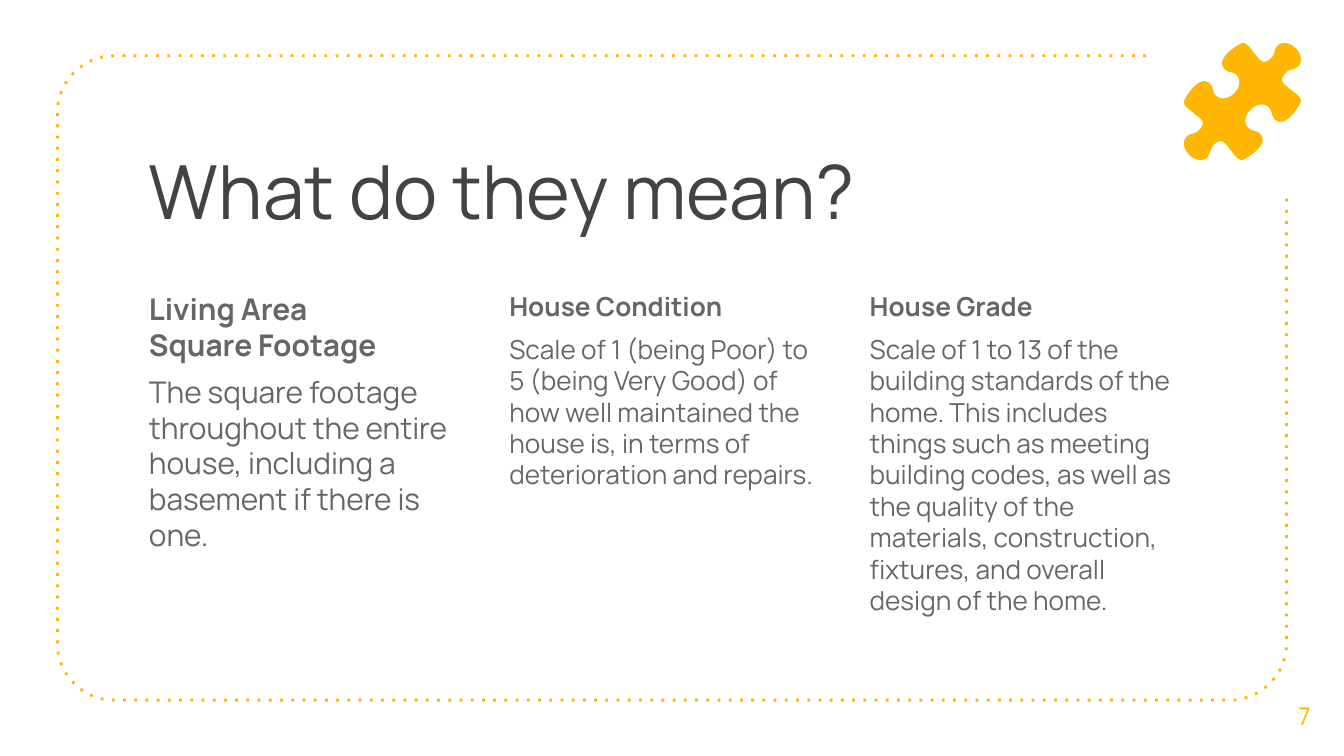
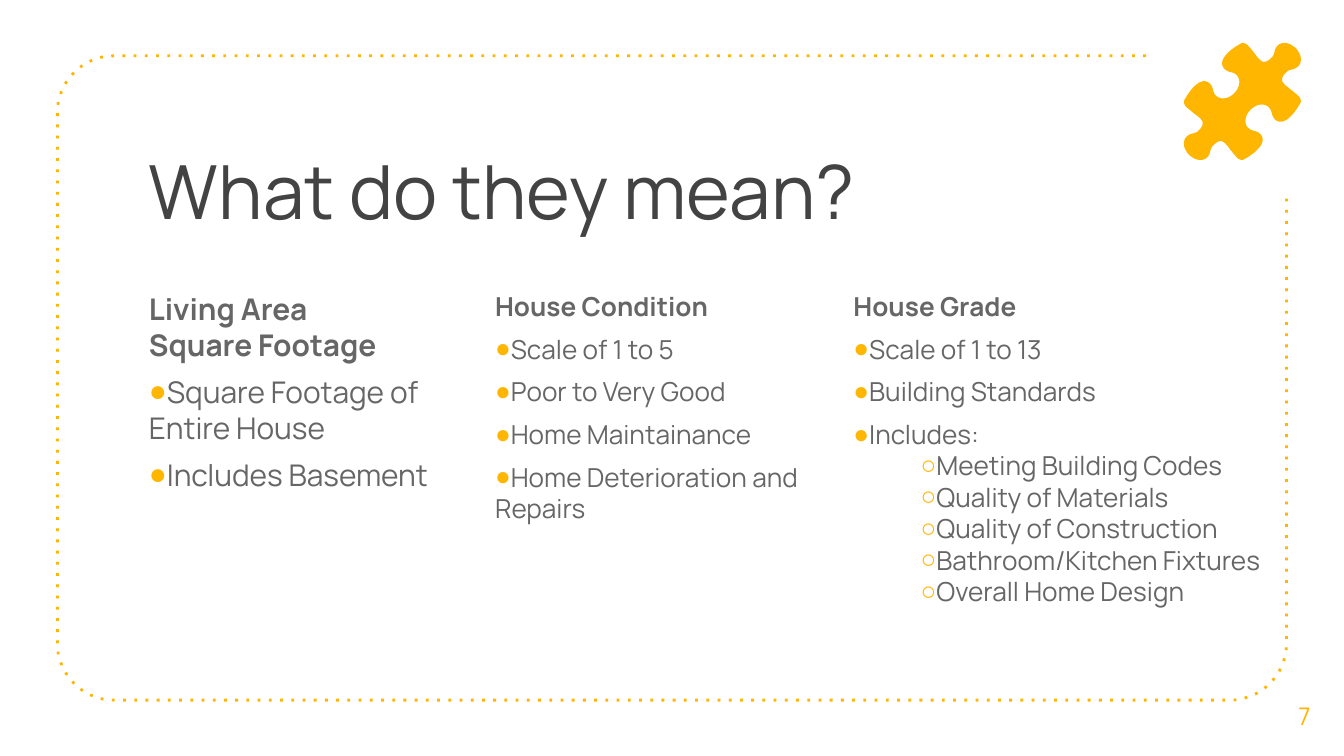
Before and after one commit to Atksmith88/Mod-1-Project, a slide deck: slide 7 of Presentation.pptx. Drawn at 1344x756 pixels with LibreOffice and Linux fonts; fonts in the diff are those of the drawing. Boxes give left, top, right and bottom in pixels: in the first picture for what was removed or moved away, otherwise in the second. Text is boxed around its words. In the diff, an @@ line names an element or a change of style, - is before the commit and + after.

```diff
--- a/Presentation.pptx
+++ b/Presentation.pptx
@@ text "House Condition": place and size @@
-text "House Condition" at box(509, 297, 812, 491)
+text "House Condition" at box(495, 297, 797, 525)
@@ text "House Grade": place and size @@
-text "House Grade" at box(870, 297, 1171, 617)
+text "House Grade" at box(853, 297, 1260, 608)
@@ text at box(495, 340, 797, 525): text changed @@
-Scale of 1 (being Poor) to 5 (being Very Good) of how well maintained the house is, in terms of deterioration and repairs.
+● Scale of 1 to 5
+● Poor to Very Good
+● Home Maintainance
+● Home Deterioration and Repairs
@@ text at box(869, 340, 1260, 608): text changed @@
-Scale of 1 to 13 of the building standards of the home. This includes things such as meeting building codes, as well as the quality of the materials, construction, fixtures, and overall design of the home.
+● Scale of 1 to 13
+● Building Standards
+● Includes:
+  ○ Meeting Building Codes
+  ○ Quality of Materials
+  ○ Quality of Construction
+  ○ Bathroom/Kitchen Fixtures
+  ○ Overall Home Design
@@ text at box(149, 381, 428, 487): text changed @@
-The square footage throughout the entire house, including a basement if there is one.
+● Square Footage of Entire House
+● Includes Basement
```
Also in this commit, not shown: 3 other slides changed.
